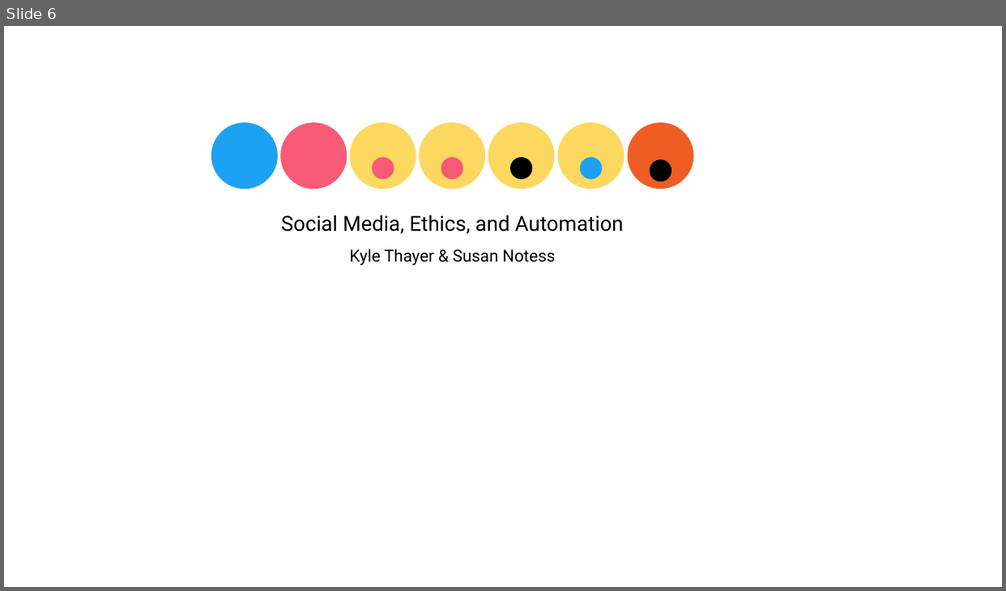
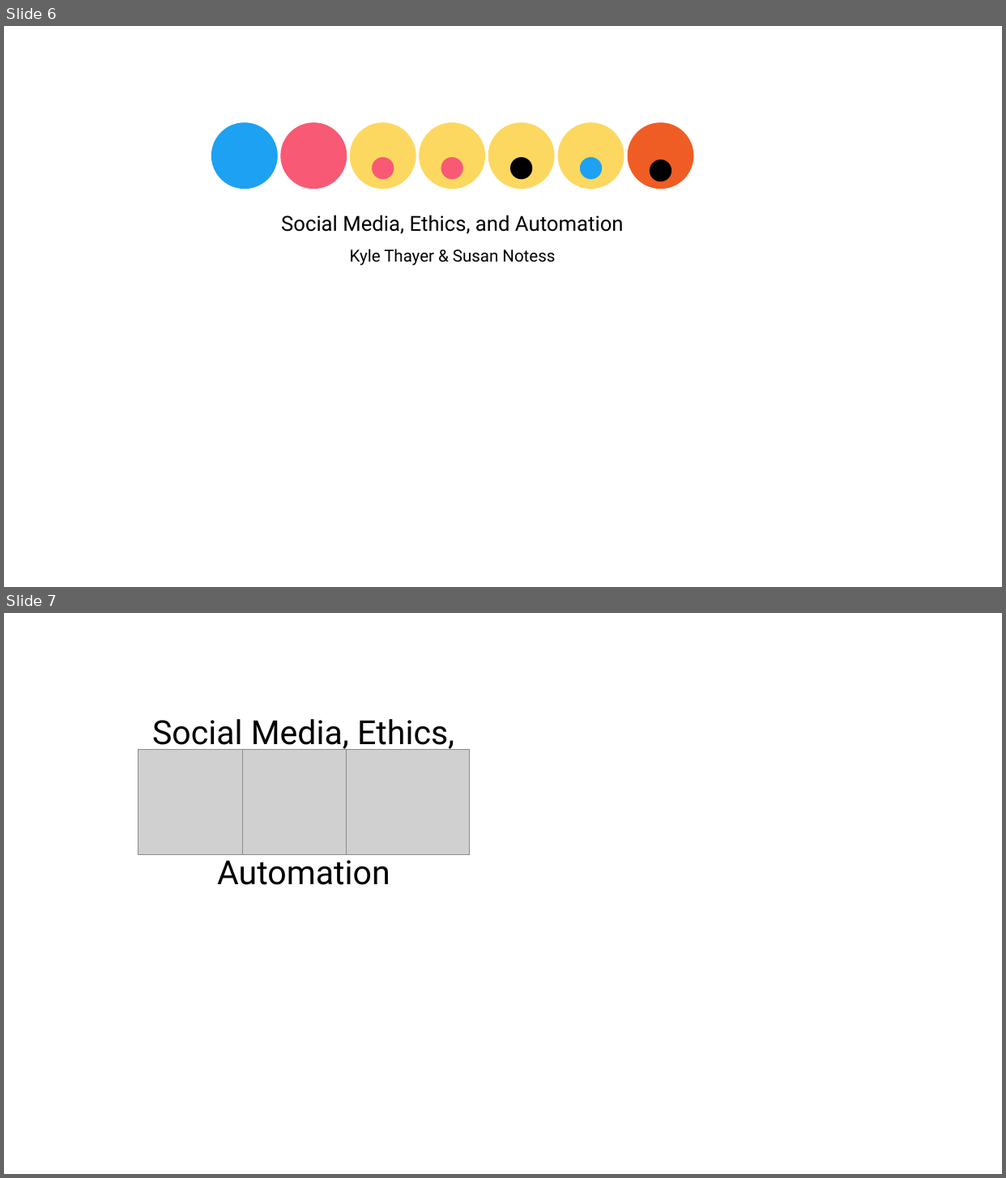
Before and after one commit to social-media-ethics-automation/book, a slide deck: book_contents/logo.pptx. Shown one above the other, each under a label of ours: slide 6 before the commit, slides 6 and 7 after it. The pictures are 1006x591 and 1006x1178 pixels, drawn with LibreOffice and Linux fonts; fonts in the diff are those of the drawing; grey boxes stand for pictures. Boxes give left, top, right and bottom in pixels: in the first picture for what was removed or moved away, otherwise in the second. Text is boxed around its words. In the diff, an @@ line names an element or a change of style, - is before the commit and + after.

Commit message:
more logo ideas

```diff
--- a/book_contents/logo.pptx
+++ b/book_contents/logo.pptx
@@ slide 7 added at (4, 613, 1002, 1174), background #FFFFFF @@
@@ text added at (152, 719, 454, 885), 32 pt, text #000000 @@
+Social Media, Ethics,
+&
+Automation
@@ picture added at (138, 749, 261, 855) @@
@@ picture added at (242, 749, 365, 855) @@
@@ picture added at (347, 749, 470, 855) @@
```
